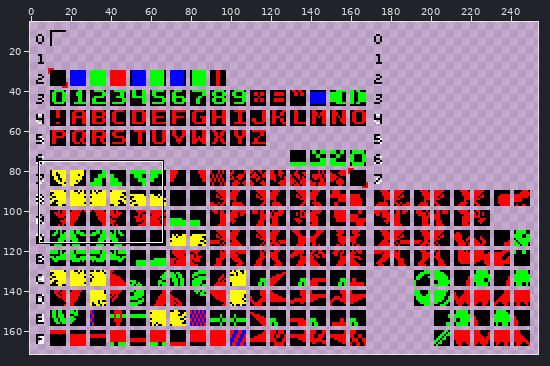
File history of a sprite sheet, SpriteRotate/newtiles.png. Above, an overview of the earlier version with the close-up marked.
Close-up. The starting point:
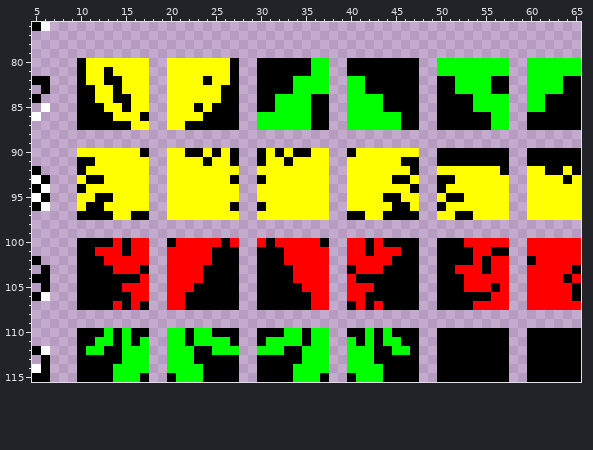
The file is 258x178 pixels. Pixels under 10% opacity are left out. Colours within 5 levels of each other are drawn and written as one. Shown: x 5..65, y 76..115. The wide view leaves out empty margins. The commit also changed other parts of the picture, which this record leaves out.
After the commit:
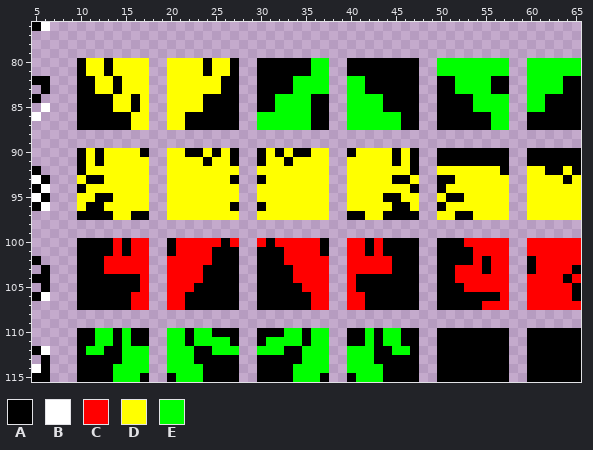
Palette (. is transparent): A #000000  B #ffffff  C #ff0000  D #ffff00  E #00ff00
The exact change:
y 80: x 13 D -> A; x 24 D -> A
y 81: x 24 D -> A
y 82: x 11 D -> A; x 13 A -> D; x 24 A -> D; x 26 D -> A
y 84: x 12..16 DDAAD -> AADDA; x 24..25 DD -> AA
y 85: x 13 D -> A; x 15..16 AD -> DA; x 23..24 AD -> DA
y 86: x 14..15 DD -> AA; x 17 A -> D; x 22..23 DD -> AA
y 90: x 10 D -> A; x 12 D -> A; x 45 D -> A; x 47 D -> A
y 91: x 11..12 AD -> DA; x 45..46 DA -> AD
y 101: x 12..13 CC -> AA; x 20 C -> A; x 37 C -> A; x 44..45 CC -> AA; x 56..57 AA -> CC
y 103: x 13 A -> C; x 17 A -> C; x 40 A -> C; x 44 A -> C; x 60 C -> A
y 104: x 52 A -> C
y 105: x 15..16 CC -> AA; x 41..42 CC -> AA; x 56 A -> C
y 106: x 56 C -> A
y 107: x 14 C -> A; x 17 A -> C; x 40 A -> C; x 43 C -> A; x 54 C -> A
y 110: x 12 A -> E; x 45 A -> E
y 111: x 17 E -> A; x 40 E -> A
Boxes around the changes in both close-ups, in picture pixels (x1, y1, x2, y2):
changed: (77, 58, 230, 166)
changed: (392, 148, 419, 166)
changed: (95, 247, 176, 346)
changed: (320, 247, 401, 346)
changed: (455, 247, 536, 310)
